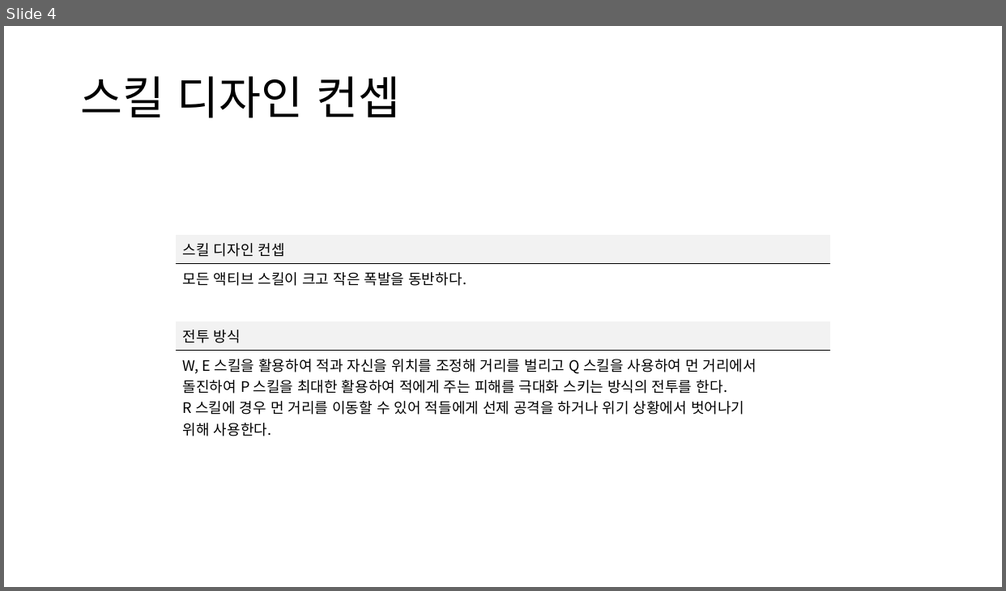
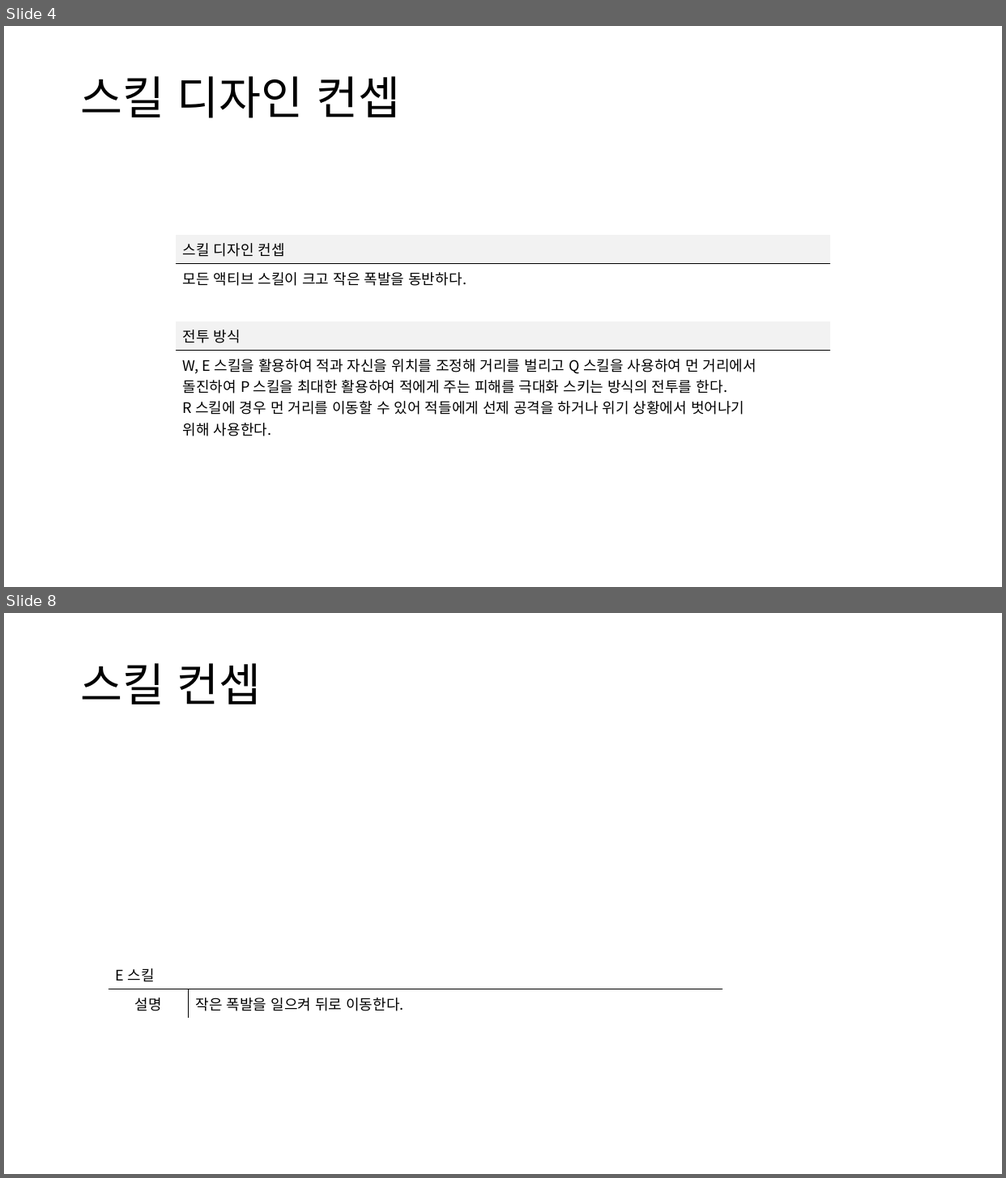
Before and after one commit to yjk0401/unityenginebasic_9th, a slide deck: 기획/이터널 리턴/이터널 리턴 신규 실험체 기획서.pptx. Shown one above the other, each under a label of ours: slide 4 before the commit, slides 4 and 8 after it; the slides between them are not shown. The pictures are 1006x591 and 1006x1178 pixels, drawn with LibreOffice and Linux fonts; fonts in the diff are those of the drawing. Boxes give left, top, right and bottom in pixels: in the first picture for what was removed or moved away, otherwise in the second. Text is boxed around its words. In the diff, an @@ line names an element or a change of style, - is before the commit and + after.

```diff
--- a/기획/이터널 리턴/이터널 리턴 신규 실험체 기획서.pptx
+++ b/기획/이터널 리턴/이터널 리턴 신규 실험체 기획서.pptx
@@ slide 8 added at (4, 613, 1002, 1174), background #FFFFFF @@
@@ text added at (80, 663, 262, 705), 44 pt, text #000000 @@
+스킬 컨셉
@@ table added at (108, 960, 722, 1015), 2 rows, 2 columns @@
+E 스킬 | 
+설명 | 작은 폭발을 일으켜 뒤로 이동한다.
```
Also in this commit, not shown: 1 slide changed, 3 other slides added, 1 other file.
